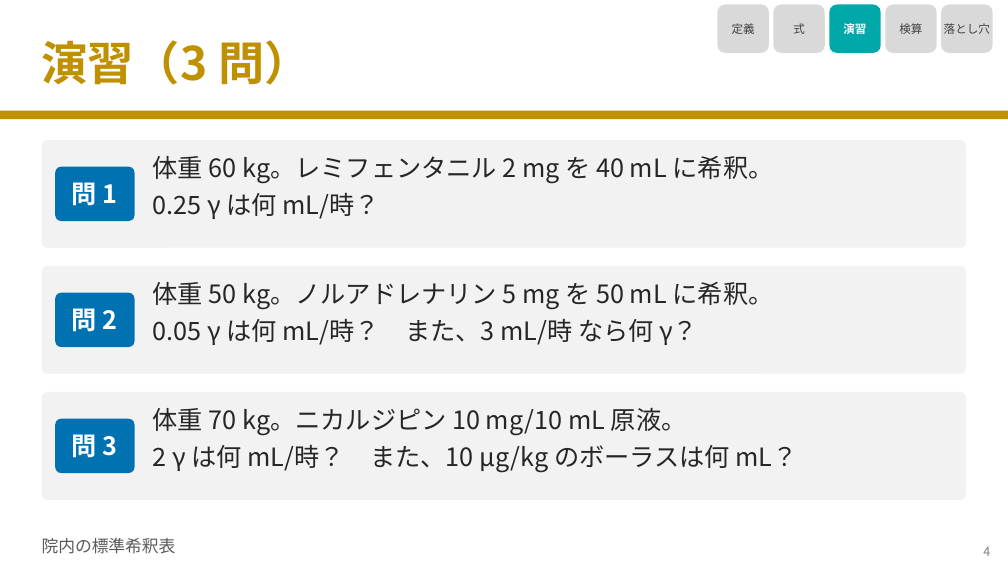
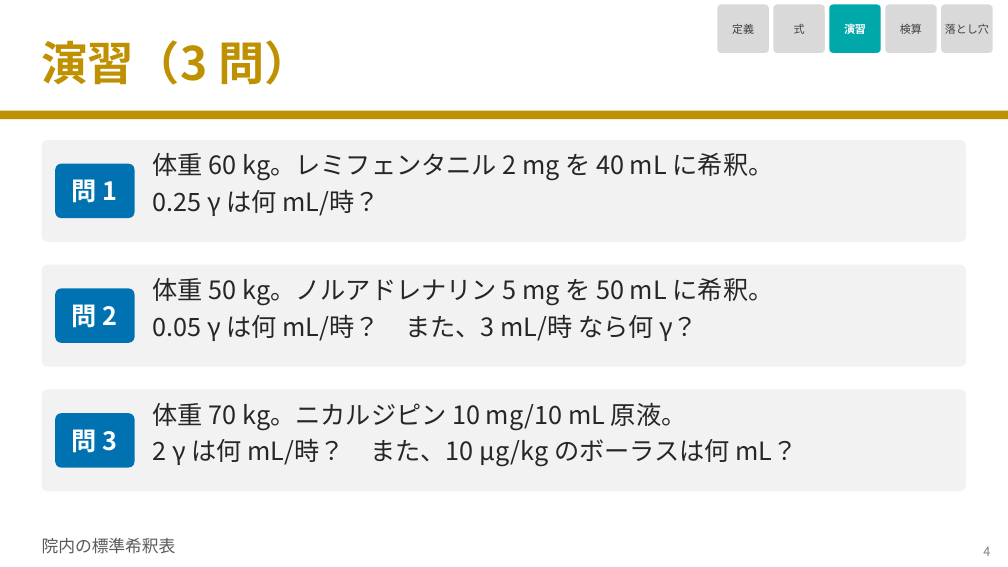
Before and after one commit to nobumitsu-3141/Anes-lecture, a slide deck: slide 5 of slides/3-10_gamma_calculation/3-10_gamma_calculation.pptx. Drawn at 1008x567 pixels with LibreOffice and Linux fonts; fonts in the diff are those of the drawing. Boxes give left, top, right and bottom in pixels: in the first picture for what was removed or moved away, otherwise in the second. Text is boxed around its words. In the diff, an @@ line names an element or a change of style, - is before the commit and + after.

```diff
--- a/slides/3-10_gamma_calculation/3-10_gamma_calculation.pptx
+++ b/slides/3-10_gamma_calculation/3-10_gamma_calculation.pptx
@@ size 11 to 10.5 pt; proportions changed in 5 elements at box(718, 5, 769, 53), box(774, 5, 825, 53), box(830, 5, 881, 53), box(885, 5, 937, 53), box(941, 5, 993, 53) @@
@@ rounded rectangle: place and size @@
-rounded rectangle at box(42, 140, 966, 248)
+rounded rectangle at box(42, 140, 966, 242)
@@ rounded rectangle: place and size @@
-rounded rectangle at box(42, 266, 966, 374)
+rounded rectangle at box(42, 265, 966, 367)
@@ proportions changed in 3 elements at box(42, 140, 966, 242), box(42, 265, 966, 367), box(42, 389, 966, 492) @@
@@ rounded rectangle: place and size @@
-rounded rectangle at box(42, 392, 966, 500)
+rounded rectangle at box(42, 389, 966, 492)
@@ 2 rounded rectangles, 2 texts: place and size @@
-2 rounded rectangles, 2 texts at box(55, 282, 798, 473)
+2 rounded rectangles, 2 texts at box(55, 278, 798, 467)
```
Also in this commit, not shown: 9 other slides changed, 3 other files.
